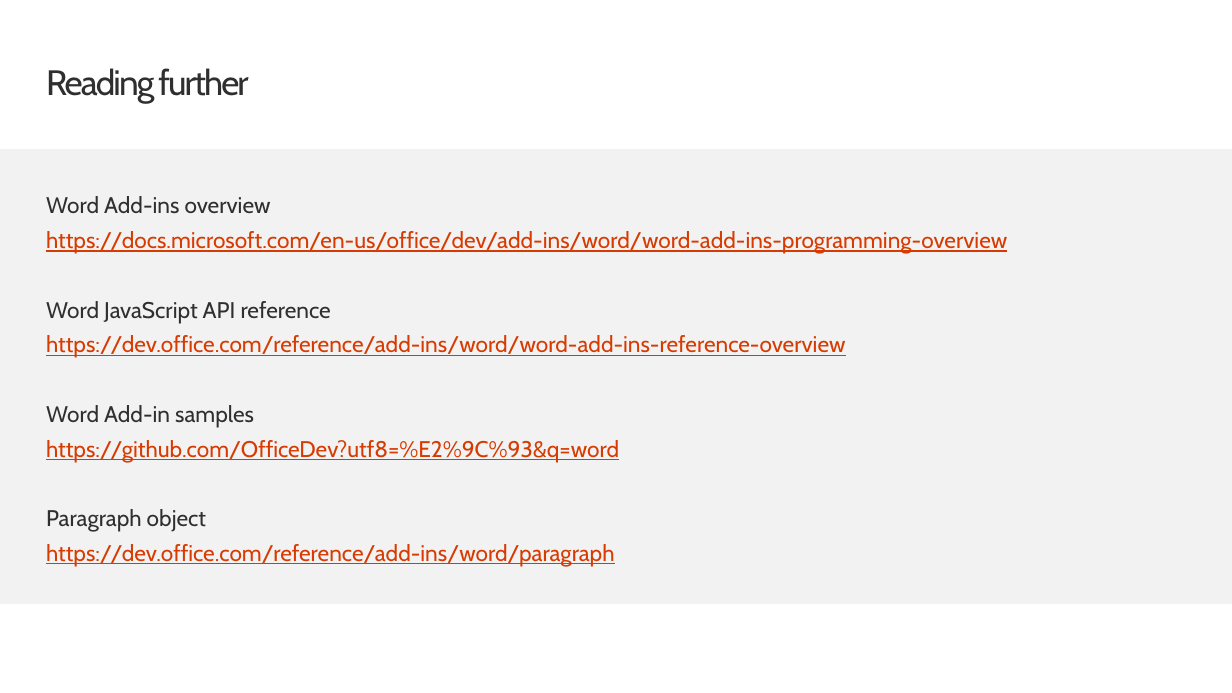
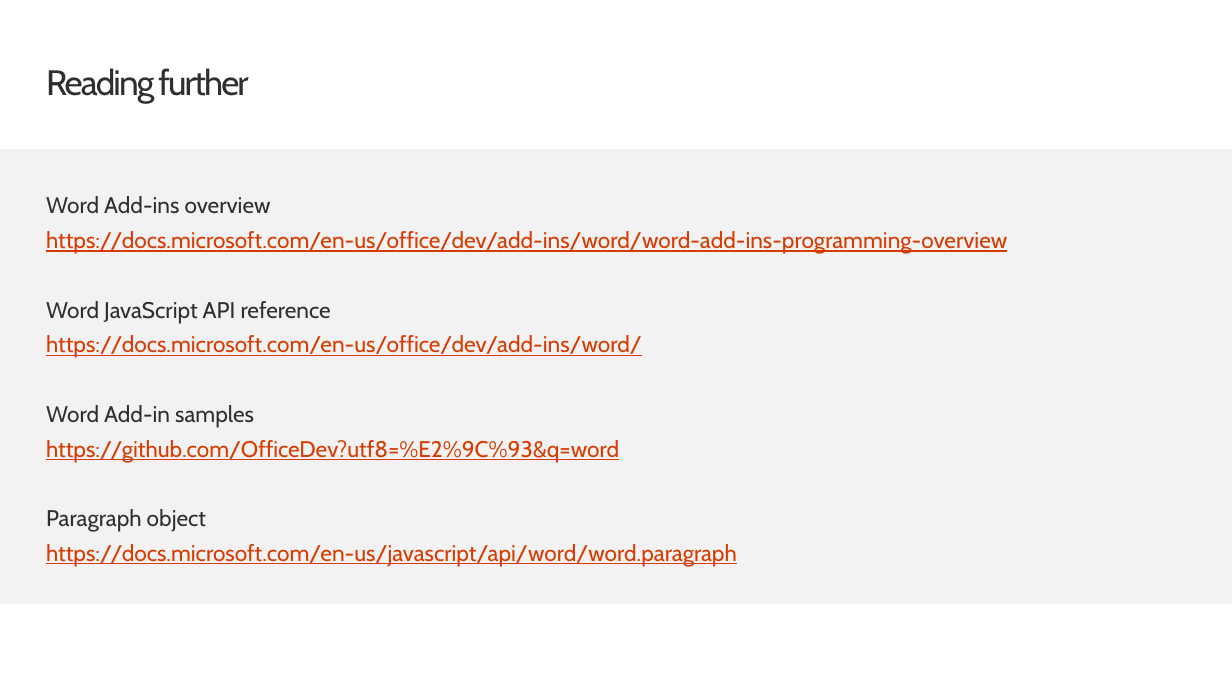
Before and after one commit to OfficeDev/TrainingContent, a slide deck: slide 14 of OfficeAddin/01 Building Add-ins for Microsoft Word/01 Text and Formatting in Word Add-ins.pptx. Drawn at 1232x693 pixels with LibreOffice and Linux fonts; fonts in the diff are those of the drawing; background and template pictures are left out. Boxes give left, top, right and bottom in pixels: in the first picture for what was removed or moved away, otherwise in the second. Text is boxed around its words. In the diff, an @@ line names an element or a change of style, - is before the commit and + after.

Commit message:
FY2020Q1 OfficeAddins M1 content refresh (#618)

```diff
--- a/OfficeAddin/01 Building Add-ins for Microsoft Word/01 Text and Formatting in Word Add-ins.pptx
+++ b/OfficeAddin/01 Building Add-ins for Microsoft Word/01 Text and Formatting in Word Add-ins.pptx
@@ text at bbox=[46, 335, 642, 358]: text changed @@
-https://dev.office.com/reference/add-ins/word/word-add-ins-reference-overview
+https://docs.microsoft.com/en-us/office/dev/add-ins/word/
@@ text at bbox=[46, 544, 737, 567]: text changed @@
-https://dev.office.com/reference/add-ins/word/paragraph
+https://docs.microsoft.com/en-us/javascript/api/word/word.paragraph
```
Also in this commit, not shown: 7 other files.
